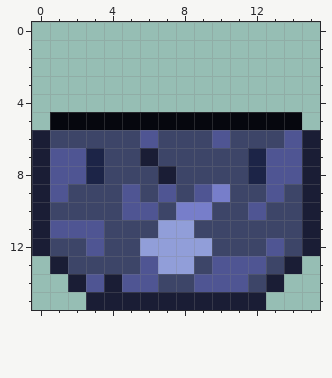
One commit to this pixel-art sprite: Assets/Sprites/Minigames/verduras/CestaBuena.png. The picture above is the old version.
The file is 16x16 pixels.
After the commit:
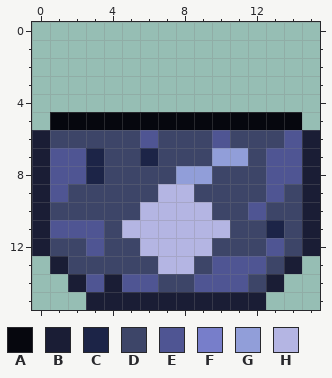
Palette (. is transparent): A #06070e  B #1a1d35  C #1c2447  D #3d4568  E #4f5593  F #777eca  G #919ed9  H #b4b5e3
Difference:
Changed rows in their new state; - is an unchanged pixel.
first column x 5:
 7 -C---GGD-
 8 --DGG--D-
 9 D-HHDD---
10 DHHHH----
11 HHHHHH--C
12 -HHHH----
13 -DHH-----
Pixel boxes of the changes (left, top, right, bottom) in both pictures:
changed: (122, 148, 284, 274)
